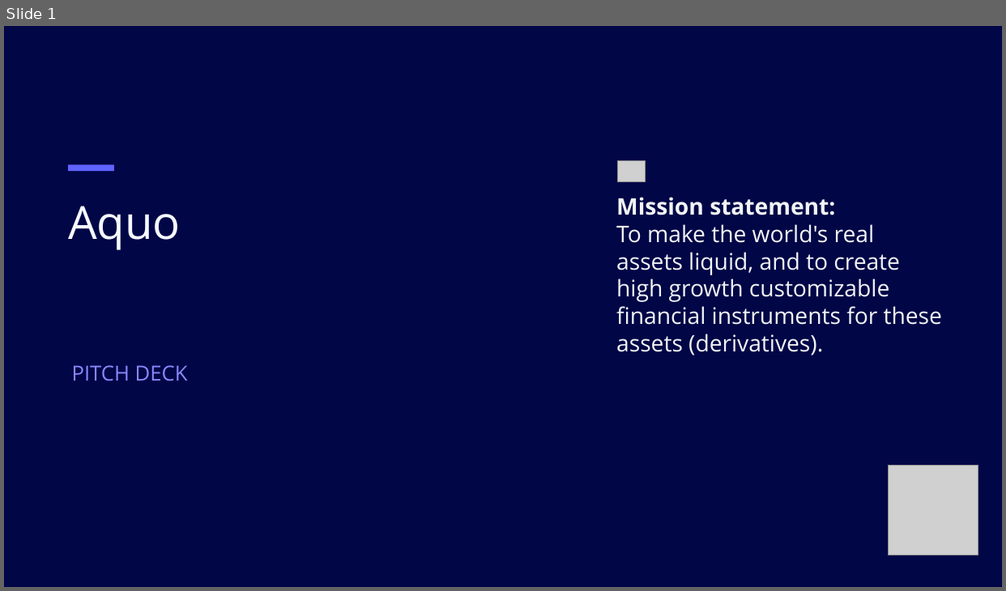
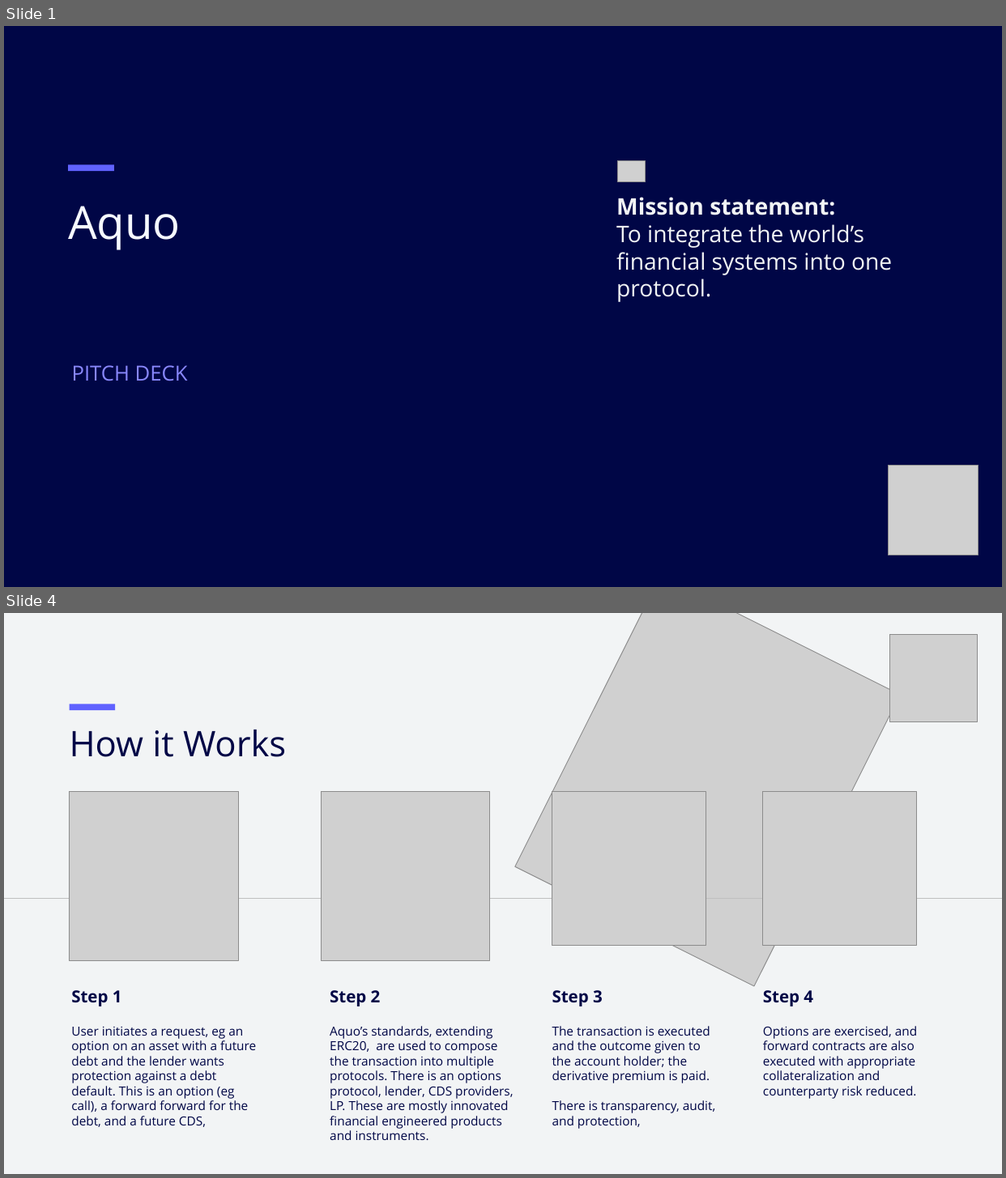
Before and after one commit to cryptotrader2023/aquo, a slide deck: public/aquopitchdeck.pptx. Shown one above the other, each under a label of ours: slide 1 before the commit, slides 1 and 4 after it; the slides between them are not shown. The pictures are 1006x591 and 1006x1178 pixels, drawn with LibreOffice and Linux fonts; fonts in the diff are those of the drawing; grey boxes stand for pictures. Boxes give left, top, right and bottom in pixels: in the first picture for what was removed or moved away, otherwise in the second. Text is boxed around its words. In the diff, an @@ line names an element or a change of style, - is before the commit and + after.

```diff
--- a/public/aquopitchdeck.pptx
+++ b/public/aquopitchdeck.pptx
@@ slide 4 added at (4, 613, 1002, 1174), background #F2F4F5 @@
@@ picture added at (515, 613, 901, 986) @@
@@ picture added at (890, 635, 978, 722) @@
@@ rectangle added at (69, 705, 115, 711), fill #6062FF @@
@@ text added at (70, 730, 286, 757), 34 pt, text #000646 @@
+How it Works
@@ picture added at (69, 792, 238, 961) @@
@@ picture added at (322, 792, 491, 961) @@
@@ picture added at (552, 792, 705, 945) @@
@@ picture added at (763, 792, 917, 945) @@
@@ line added from (1002, 898) to (4, 898), #BFBFBF 0.75 pt @@
@@ text added at (71, 990, 256, 1127), 12 pt, text #000646 @@
+Step 1
+User initiates a request, eg an option on an asset with a future debt and the lender wants protection against a debt default. This is an option (eg call), a forward forward for the debt, and a future CDS,
@@ text added at (330, 990, 513, 1140), 12 pt, text #000646 @@
+Step 2
+Aquo’s standards, extending ERC20, are used to compose the transaction into multiple protocols. There is an options protocol, lender, CDS providers, LP. These are mostly innovated financial engineered products and instruments.
@@ text added at (552, 990, 715, 1129), 12 pt, text #000646 @@
+Step 3
+The transaction is executed and the outcome given to the account holder; the derivative premium is paid.
+There is transparency, audit, and protection,
@@ text added at (763, 990, 917, 1099), 12 pt, text #000646 @@
+Step 4
+Options are exercised, and forward contracts are also executed with appropriate collateralization and counterparty risk reduced.
@@ slide 1 changed as well @@
@@ text at (616, 197, 892, 302): text changed @@
-Mission statement:
-To make the world's real assets liquid, and to create high growth customizable financial instruments for these assets (derivatives).
+Mission statement:
+To integrate the world’s financial systems into one protocol.
```
Also in this commit, not shown: 6 other slides changed, 4 other slides added, 5 slides removed, 32 other files.
